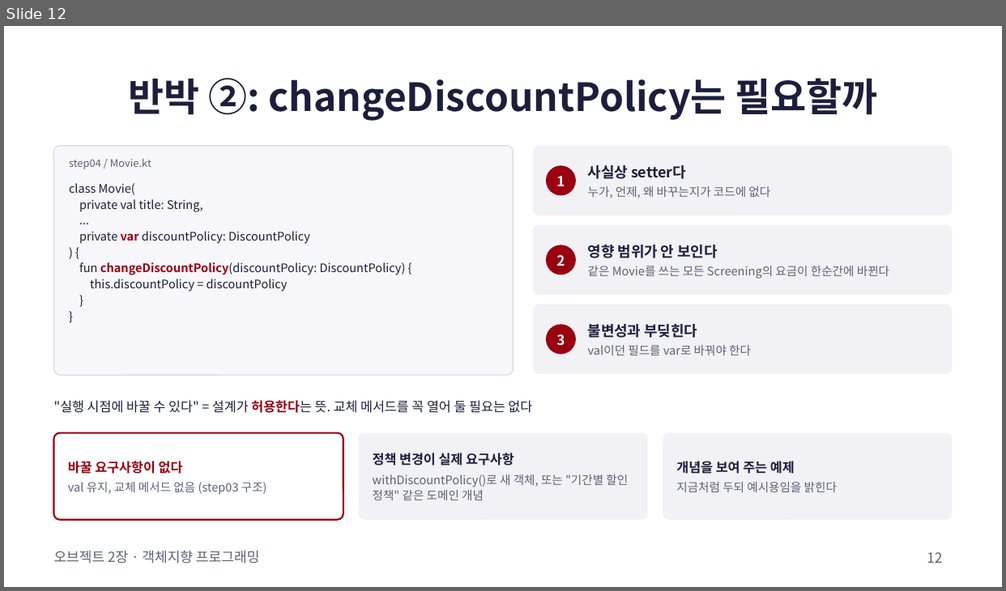
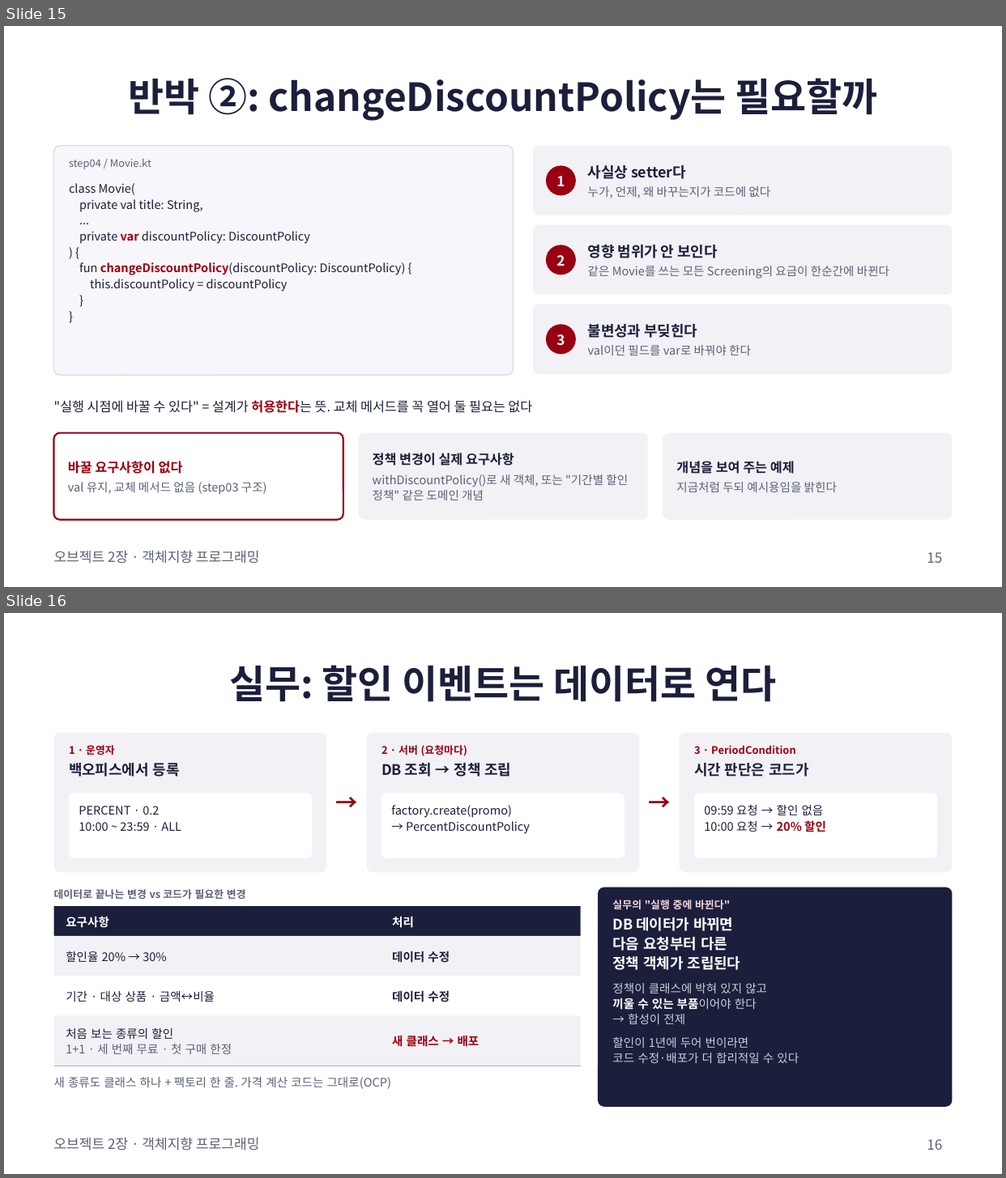
Before and after one commit to lee-mark01/object-study, a slide deck: iamkanguk97/week01/docs/chapter02-presentation.pptx. Shown one above the other, each under a label of ours: slide 12 before the commit, slides 15 and 16 after it. The pictures are 1006x591 and 1006x1178 pixels, drawn with LibreOffice and Linux fonts; fonts in the diff are those of the drawing. Boxes give left, top, right and bottom in pixels: in the first picture for what was removed or moved away, otherwise in the second. Text is boxed around its words. In the diff, an @@ line names an element or a change of style, - is before the commit and + after.

```diff
--- a/iamkanguk97/week01/docs/chapter02-presentation.pptx
+++ b/iamkanguk97/week01/docs/chapter02-presentation.pptx
@@ slide 16 added at box(4, 613, 1002, 1174), background #FFFFFF; not listed: 1 template element that a slide beside it also shows @@
@@ title added at box(229, 665, 777, 702), 28 pt, text #1B1F3B, bold @@
+실무: 할인 이벤트는 데이터로 연다
@@ rounded rectangle added at box(54, 733, 326, 872), fill #F2F1F5 @@
@@ rounded rectangle added at box(366, 733, 639, 872), fill #F2F1F5 @@
@@ rounded rectangle added at box(680, 733, 952, 872), fill #F2F1F5 @@
@@ text added at box(69, 745, 180, 777), 10.5 pt, text #1B1F3B, bold @@
+1 · 운영자
+백오피스에서 등록
@@ text added at box(381, 745, 511, 777), 7.5 pt, text #990011, bold @@
+2 · 서버 (요청마다)
+DB 조회 → 정책 조립
@@ text added at box(694, 745, 808, 777), 7.5 pt, text #990011, bold @@
+3 · PeriodCondition
+시간 판단은 코드가
@@ text added at box(324, 781, 370, 821), 16 pt, text #990011, bold @@
+→
@@ text added at box(637, 781, 683, 821), 16 pt, text #990011, bold @@
+→
@@ rounded rectangle added at box(69, 794, 311, 858), fill #FFFFFF @@
@@ text added at box(79, 806, 181, 831), 8.5 pt, text #1B1F3B @@
+PERCENT · 0.2
+10:00 ~ 23:59 · ALL
@@ rounded rectangle added at box(381, 794, 624, 858), fill #FFFFFF @@
@@ text added at box(391, 805, 530, 834), 8.5 pt, text #1B1F3B @@
+factory.create(promo)
+→ PercentDiscountPolicy
@@ rounded rectangle added at box(695, 794, 937, 858), fill #FFFFFF @@
@@ text added at box(704, 805, 826, 832), 8.5 pt, text #1B1F3B @@
+09:59 요청 → 할인 없음
+10:00 요청 → 20% 할인
@@ text added at box(54, 889, 246, 899), 7.5 pt, text #5B6178, bold @@
+데이터로 끝나는 변경 vs 코드가 필요한 변경
@@ rounded rectangle added at box(598, 888, 952, 1107), fill #1B1F3B @@
@@ text added at box(612, 900, 799, 1063), 8.5 pt, text #C9CCDA @@
+실무의 "실행 중에 바뀐다"
+DB 데이터가 바뀌면
+다음 요청부터 다른
+정책 객체가 조립된다
+정책이 클래스에 박혀 있지 않고
+끼울 수 있는 부품이어야 한다
+→ 합성이 전제
+할인이 1년에 두어 번이라면
+코드 수정·배포가 더 합리적일 수 있다
@@ rectangle added at box(54, 906, 581, 936), fill #1B1F3B @@
@@ text added at box(66, 916, 109, 928), 8.5 pt, text #FFFFFF, bold @@
+요구사항
@@ text added at box(392, 916, 414, 928), 8.5 pt, text #FFFFFF, bold @@
+처리
@@ rectangle added at box(54, 936, 581, 976), fill #F2F1F5 @@
@@ text added at box(66, 952, 167, 962), 8.5 pt, text #1B1F3B @@
+할인율 20% → 30%
@@ text added at box(392, 951, 450, 963), 8.5 pt, text #1B1F3B, bold @@
+데이터 수정
@@ rectangle added at box(54, 976, 581, 1016), fill #FFFFFF @@
@@ text added at box(66, 991, 215, 1002), 8.5 pt, text #1B1F3B @@
+기간 · 대상 상품 · 금액↔비율
@@ text added at box(392, 990, 450, 1003), 8.5 pt, text #1B1F3B, bold @@
+데이터 수정
@@ rectangle added at box(54, 1016, 581, 1066), fill #F2F1F5 @@
@@ text added at box(66, 1029, 232, 1054), 8.5 pt, text #5B6178 @@
+처음 보는 종류의 할인
+1+1 · 세 번째 무료 · 첫 구매 한정
@@ text added at box(392, 1035, 479, 1047), 8.5 pt, text #990011, bold @@
+새 클래스 → 배포
@@ line added from (54, 1066) to (581, 1066), #A9AEC2 0.75 pt @@
@@ text added at box(54, 1077, 391, 1089), 8.5 pt, text #5B6178 @@
+새 종류도 클래스 하나 + 팩토리 한 줄. 가격 계산 코드는 그대로(OCP)
@@ page number added at box(927, 1139, 942, 1150), 10 pt, text #5B6178 @@
+16
@@ what was slide 12 is now slide 15 @@
@@ page number at box(927, 552, 942, 563): text changed @@
-12
+15
```
Also in this commit, not shown: 6 slides changed, 4 other slides added, 2 other files.
